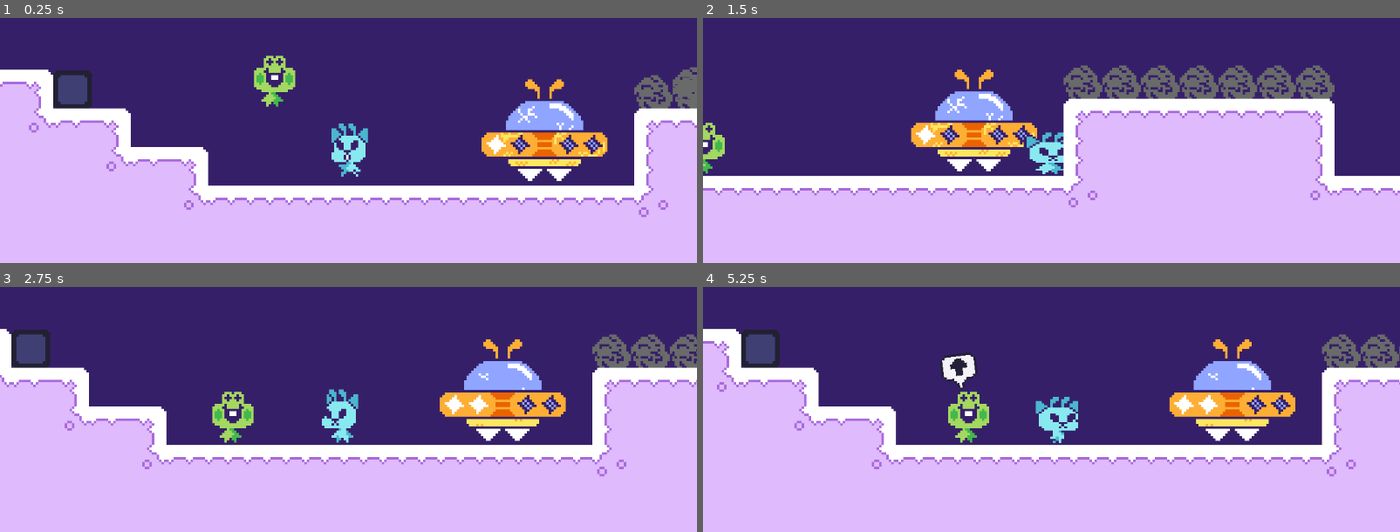
Above: before the commit, frames 1-4 (two rows, left to right).
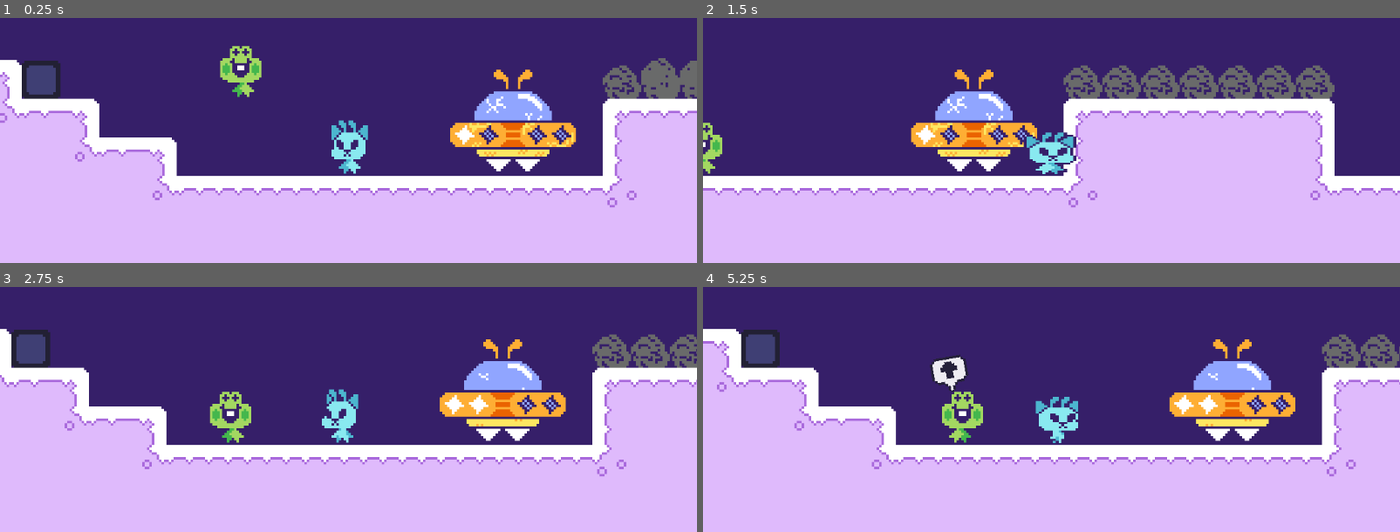
Above: after the commit, the same moments.

Repository: Zazorah/secret-santa-2025
Game: Godot game, scene res://World/Placeholder/TestRoom.tscn
The game is run twice, just before and just after one commit, with the same random seed, the same clock (stepped at 60 frames per second) and the same inputs.
Inputs (mouse positions are in pixels of both pictures, inside the frame that each line leads up to):
- Up to frame 1 (0.25 s): no input
- Up to frame 2 (1.5 s): move the mouse to (1204, 71) at 0.52 s; hold Space (advance_text) 0.53-1.28 s; hold D (move_right) from 0.53 s (still down); move the mouse to (912, 106) at 1.27 s; tap Shift (beam) at 1.35 s
- Up to frame 3 (2.75 s): tap Enter at 2 s; move the mouse to (outside the picture) at 2.02 s; release D (move_right) at 2.03 s; hold A (move_left) from 2.03 s (still down); hold W (interact) from 2.03 s (still down)
- Up to frame 4 (5.25 s): move the mouse to (1016, 426) at 2.77 s; release A (move_left) at 2.78 s; release W (interact) at 2.78 s; hold D (move_right) 2.78-4.28 s; tap Mouse wheel up (zoom_in) at 2.85 s; move the mouse to (1260, 409) at 3.52 s; hold Mouse wheel down (zoom_out) 3.53-4.28 s; tap Space (advance_text) at 4.25, 4.35 s; move the mouse to (842, 306) at 4.27 s; hold A (move_left) 4.28-5.03 s; move the mouse to (1086, 358) at 5.02 s; hold D (move_right) from 5.03 s (still down); tap Shift (beam) at 5.1 s

The runs differ from the first frame. In frame 1, 21% of the frame differs, in the area x 0-100%, y 11-82%; in frame 2, 0.5%; in frame 3, 0.5%; in frame 4, 1.4%.

Commit message:
Player Spawns

Diff:
--- /dev/null
+++ b/Props/Player Spawn/PlayerSpawn.gd
@@ -0,0 +1,5 @@
+class_name PlayerSpawn
+extends Node
+
+@export var tag: StringName
+@export var is_default: bool
--- /dev/null
+++ b/Props/Player Spawn/PlayerSpawn.tscn
@@ -0,0 +1,12 @@
+[gd_scene load_steps=3 format=3 uid="uid://dvebmjqyfwilv"]
+
+[ext_resource type="Script" uid="uid://bk8fr8t61jbrc" path="res://Props/Player Spawn/PlayerSpawn.gd" id="1_0rky6"]
+[ext_resource type="Texture2D" uid="uid://csq47d5h5hjue" path="res://Props/Player Spawn/PlayerSpawn.png" id="1_s5isk"]
+
+[node name="PlayerSpawn" type="Node2D"]
+script = ExtResource("1_0rky6")
+
+[node name="PlayerSpawn" type="Sprite2D" parent="."]
+position = Vector2(0, -1)
+texture = ExtResource("1_s5isk")
+offset = Vector2(0, -16)
--- a/Utility/GameManager.gd
+++ b/Utility/GameManager.gd
@@ -14,6 +14,8 @@
 
 # Map Data
 var current_area: StringName
+var spawn_tag: StringName
+var current_room: Room
 
 const AREA_UI := preload("res://Utility/Area Overlay/AreaOverlay.tscn")
 
--- a/World/Placeholder/TestRoom.tscn
+++ b/World/Placeholder/TestRoom.tscn
@@ -1,7 +1,7 @@
-[gd_scene load_steps=11 format=4 uid="uid://b0gsog6fd8xua"]
+[gd_scene load_steps=12 format=4 uid="uid://b0gsog6fd8xua"]
 
-[ext_resource type="PackedScene" uid="uid://cxa7e1h621ru5" path="res://Entities/Characters/Player/PlayerCharacter.tscn" id="1_c3ubo"]
 [ext_resource type="Script" uid="uid://c1u3337rkmd6x" path="res://Utility/Camera.gd" id="1_chg7e"]
+[ext_resource type="Script" uid="uid://c70vpdfvgvvn0" path="res://World/Room.gd" id="1_t0rno"]
 [ext_resource type="TileSet" uid="uid://vtji68yn4ypp" path="res://World/Tilesets/Placeholder.tres" id="3_8h5r4"]
 [ext_resource type="PackedScene" uid="uid://btdyebtu3dvg4" path="res://Entities/Characters/NPCs/Example Scenes/NPCAxolotl.tscn" id="5_dv4i4"]
 [ext_resource type="PackedScene" uid="uid://c2anmygexkfrd" path="res://Entities/Characters/NPCs/Example Scenes/NPCFrog.tscn" id="6_vhexg"]
@@ -10,8 +10,10 @@
 [ext_resource type="PackedScene" uid="uid://2xyvlvxqgbti" path="res://Props/Stars/PropStar.tscn" id="8_xfvp6"]
 [ext_resource type="PackedScene" uid="uid://bifnq0l7ibum6" path="res://Props/Constellation Point/ConstellationPoint.tscn" id="9_mdmyp"]
 [ext_resource type="PackedScene" uid="uid://xqyqj75qfe83" path="res://Utility/Area Bounds/AreaBounds.tscn" id="10_07v8v"]
+[ext_resource type="PackedScene" uid="uid://dvebmjqyfwilv" path="res://Props/Player Spawn/PlayerSpawn.tscn" id="10_t0rno"]
 
 [node name="TestRoom" type="Node2D"]
+script = ExtResource("1_t0rno")
 
 [node name="Camera" type="Camera2D" parent="."]
 offset = Vector2(0, -36)
@@ -39,6 +41,11 @@
 position = Vector2(558, -36)
 constellation_key = &"TestPointA"
 
+[node name="AreaBounds" parent="." instance=ExtResource("10_07v8v")]
+position = Vector2(454.00003, 66)
+scale = Vector2(16.787504, 7.8374524)
+key = &"Satellite City"
+
 [node name="ConstellationPoint2" parent="." instance=ExtResource("9_mdmyp")]
 position = Vector2(635, -38)
 constellation_key = &"TestPointB"
@@ -59,14 +66,15 @@
 [node name="NPCFork" parent="." instance=ExtResource("7_fi5io")]
 position = Vector2(1208, -213)
 
-[node name="PlayerCharacter" parent="." instance=ExtResource("1_c3ubo")]
-position = Vector2(58, 111)
-
 [node name="TileMapLayer" type="TileMapLayer" parent="."]
 tile_map_data = PackedByteArray("AAAAAAgAAAABAAAAAAABAAgAAAABAAAAAAACAAgAAAABAAAAAAADAAgAAAABAAAAAAAEAAgAAAABAAAAAAAFAA …(31536 unchanged characters)…
 tile_set = ExtResource("3_8h5r4")
 
-[node name="AreaBounds" parent="." instance=ExtResource("10_07v8v")]
-position = Vector2(454.00003, 66)
-scale = Vector2(16.787504, 7.8374524)
-key = &"Satellite City"
+[node name="DefaultSpawn" parent="." instance=ExtResource("10_t0rno")]
+position = Vector2(71, 129)
+tag = &"TestA"
+is_default = true
+
+[node name="OtherSpawn" parent="." instance=ExtResource("10_t0rno")]
+position = Vector2(-227, -223)
+tag = &"TestB"
--- /dev/null
+++ b/World/Room.gd
@@ -0,0 +1,35 @@
+class_name Room
+extends Node
+
+## Describes a playable room in the game.
+
+const PLAYER_SCENE := preload("res://Entities/Characters/Player/PlayerCharacter.tscn")
+
+var player_spawns: Array[PlayerSpawn]
+
+func _ready() -> void:
+	# Set self as current room.
+	GameManager.current_room = self
+
+	# Gather all information about children.
+	for child in get_children():
+		if child is PlayerSpawn:
+			player_spawns.push_back(child)
+
+	# Spawn player at appropriate tag.
+	var spawn_pos: Vector2
+	for spawn in player_spawns:
+		if not spawn_pos and spawn.is_default:
+			spawn_pos = spawn.global_position
+
+		elif spawn.tag == GameManager.spawn_tag:
+			spawn_pos = spawn.global_position
+
+		spawn.queue_free()
+
+	if not spawn_pos:
+		push_warning("Unable to find an appropriate Player spawn..")
+
+	var player = PLAYER_SCENE.instantiate() as EntityPlayer
+	player.global_position = spawn_pos
+	add_child(player)
Not shown, added: Props/Player Spawn/PlayerSpawn.gd.uid
Binary file added: Props/Player Spawn/PlayerSpawn.png
Not shown, added: Props/Player Spawn/PlayerSpawn.png.import
Not shown, added: World/Room.gd.uid
Binary file added: World/Tilesets/Assets/Tileset.png
Not shown, added: World/Tilesets/Assets/Tileset.png.import
